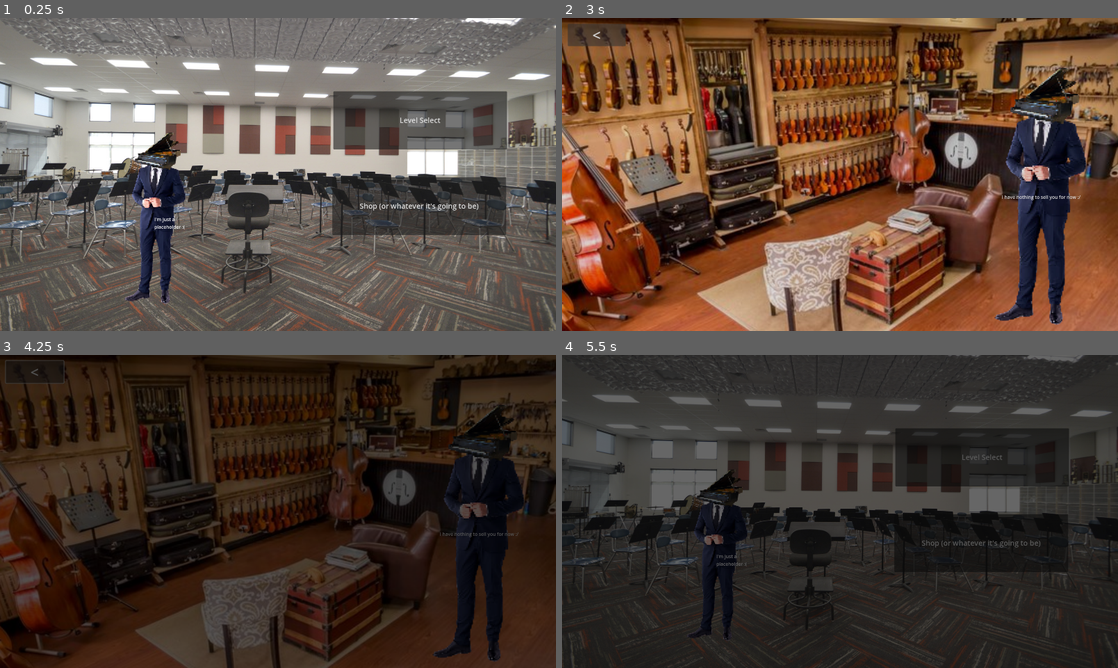
Above: before the commit, frames 1-4 (two rows, left to right).
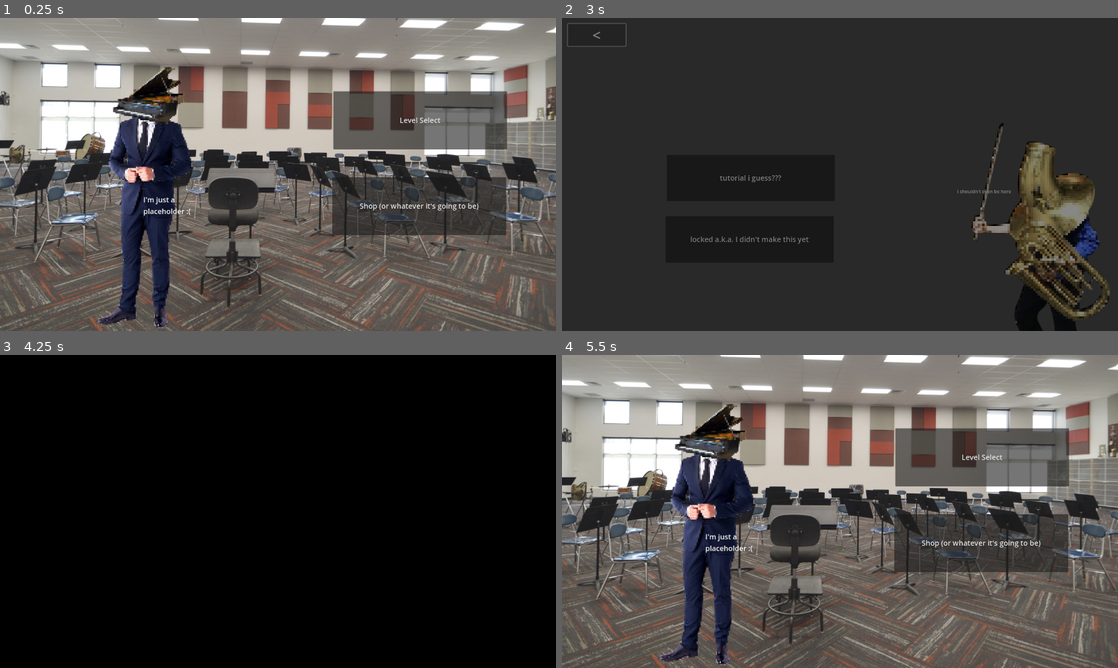
Above: after the commit, the same moments.

Repository: nathanklam/godot_repo
Game: Godot game, scene res://scenes/lobby.tscn
The game is run twice, just before and just after one commit, with the same random seed, the same clock (stepped at 60 frames per second) and the same inputs.
Inputs (mouse positions are in pixels of both pictures, inside the frame that each line leads up to):
- Up to frame 1 (0.25 s): no input
- Up to frame 2 (3 s): click "Level Select" at 0.5 s; click "Shop (or whatever it's going …" at 1.25 s; tap Enter (ui_accept) at 2, 2.27 s; hold Right (ui_right) 2.03-2.75 s; click "<" at 2.75 s
- Up to frame 3 (4.25 s): click "<" at 3.5 s
- Up to frame 4 (5.5 s): click (751, 514) at 4.25 s, where only the run after the commit has a clickable "tutorial i guess???"; hold Right (ui_right) from 5.03 s (still down); tap Enter (ui_accept) at 5.27 s

The runs differ from the first frame. In frame 1, 56% of the frame differs, in the area x 0-100%, y 0-100%; in frame 2, 93%; in frame 3, 81%; in frame 4, 93%.

Commit message:
seeing if it updates previous files

Diff:
--- a/rhythm/scenes/input_stop.tscn
+++ b/rhythm/scenes/input_stop.tscn
@@ -3,6 +3,6 @@
 [node name="input_stop" type="CanvasLayer"]
 
 [node name="ColorRect" type="ColorRect" parent="."]
-offset_right = 1152.0
-offset_bottom = 648.0
+offset_right = 1920.0
+offset_bottom = 1080.0
 color = Color(1, 1, 1, 0)
--- a/rhythm/scenes/level_select.tscn
+++ b/rhythm/scenes/level_select.tscn
@@ -34,9 +34,6 @@
 theme_override_font_sizes/font_size = 25
 text = "tutorial i guess???"
 
-[node name="input_stop" parent="." instance=ExtResource("3_qjwk2")]
-visible = false
-
 [node name="level_1" type="Button" parent="."]
 offset_left = 358.0
 offset_top = 684.0
@@ -46,5 +43,8 @@
 text = "locked a.k.a. I didn't make this yet
 "
 
+[node name="input_stop" parent="." instance=ExtResource("3_qjwk2")]
+visible = false
+
 [connection signal="pressed" from="to_lobby" to="." method="_on_to_lobby_pressed"]
 [connection signal="pressed" from="to_tutorial" to="." method="_on_to_tutorial_pressed"]
--- a/rhythm/scenes/lobby.tscn
+++ b/rhythm/scenes/lobby.tscn
@@ -9,12 +9,13 @@
 script = ExtResource("1_rmel5")
 
 [node name="BackgroundIdea" type="Sprite2D" parent="."]
-position = Vector2(964.113, 499.197)
-scale = Vector2(1.31452, 1.20723)
+position = Vector2(933, 420)
+scale = Vector2(1.58318, 1.54725)
 texture = ExtResource("2_t0kvg")
 
 [node name="AnotherNpc" type="Sprite2D" parent="."]
-position = Vector2(533, 683)
+position = Vector2(495, 609)
+scale = Vector2(1.55432, 1.52614)
 texture = ExtResource("3_ly56g")
 
 [node name="Label" type="Label" parent="AnotherNpc"]
--- a/rhythm/scenes/lose_screen.tscn
+++ b/rhythm/scenes/lose_screen.tscn
@@ -6,27 +6,29 @@
 
 [node name="lose_screen" type="Node2D"]
 process_mode = 2
-scale = Vector2(1.667, 1.667)
 script = ExtResource("1_01lyj")
 
 [node name="ColorRect" type="ColorRect" parent="."]
 material = SubResource("ShaderMaterial_35gat")
-offset_right = 1152.0
-offset_bottom = 648.0
+offset_right = 1920.0
+offset_bottom = 1080.0
 color = Color(1, 0, 0, 0.341176)
 
 [node name="Label" type="Label" parent="."]
-offset_left = 541.0
-offset_top = 254.0
-offset_right = 643.0
-offset_bottom = 295.0
+offset_left = 810.0
+offset_top = 450.0
+offset_right = 1110.0
+offset_bottom = 550.0
+theme_override_font_sizes/font_size = 60
 text = "you lose :("
+horizontal_alignment = 1
+vertical_alignment = 1
 
 [node name="to_level_select" type="Button" parent="."]
-offset_left = 428.0
-offset_top = 352.0
-offset_right = 728.0
-offset_bottom = 453.0
+offset_left = 810.0
+offset_top = 600.0
+offset_right = 1110.0
+offset_bottom = 700.0
 action_mode = 0
 text = "return to level select
 "
--- a/rhythm/scenes/pause_menu.tscn
+++ b/rhythm/scenes/pause_menu.tscn
@@ -4,33 +4,33 @@
 
 [node name="pause_menu" type="Node2D"]
 process_mode = 2
-scale = Vector2(1.667, 1.667)
 script = ExtResource("1_ij53t")
 
 [node name="ColorRect" type="ColorRect" parent="."]
 modulate = Color(0.470588, 0.470588, 0.470588, 0.513726)
-offset_right = 1152.0
-offset_bottom = 648.0
+offset_right = 1920.0
+offset_bottom = 1080.0
 
 [node name="continue" type="Button" parent="."]
-offset_left = 437.0
-offset_top = 358.0
-offset_right = 717.0
-offset_bottom = 463.0
+offset_left = 810.0
+offset_top = 520.0
+offset_right = 1110.0
+offset_bottom = 620.0
 text = "return/continue :)"
 
 [node name="Label" type="Label" parent="."]
-offset_left = 409.0
-offset_top = 236.0
-offset_right = 759.0
-offset_bottom = 351.0
-text = "game is paused "
+offset_left = 760.0
+offset_top = 400.0
+offset_right = 1160.0
+offset_bottom = 500.0
+theme_override_font_sizes/font_size = 60
+text = "PAUSED"
 horizontal_alignment = 1
 vertical_alignment = 1
 
 [node name="quit" type="Button" parent="."]
-offset_left = 515.0
-offset_top = 483.0
-offset_right = 643.0
-offset_bottom = 582.0
+offset_left = 860.0
+offset_top = 650.0
+offset_right = 1060.0
+offset_bottom = 750.0
 text = "quit"
--- a/rhythm/scenes/shop.tscn
+++ b/rhythm/scenes/shop.tscn
@@ -8,7 +8,8 @@
 [node name="shop" type="Node2D"]
 script = ExtResource("1_v5mvo")
 
-[node name="BackgroundIdea2" type="Sprite2D" parent="."]
+[node name="bg" type="Sprite2D" parent="."]
+visible = false
 position = Vector2(1007, 768)
 scale = Vector2(3.5, 3.5)
 texture = ExtResource("2_htuob")
--- a/rhythm/scenes/tutorial.tscn
+++ b/rhythm/scenes/tutorial.tscn
@@ -24,7 +24,8 @@
 [node name="tutorial" type="Node2D"]
 script = ExtResource("1_a6t5q")
 
-[node name="BackgroundIdea3" type="Sprite2D" parent="."]
+[node name="bg" type="Sprite2D" parent="."]
+visible = false
 position = Vector2(959, 541)
 scale = Vector2(3.2, 3.2)
 texture = ExtResource("2_at0kb")
--- a/rhythm/scripts/level_select.gd
+++ b/rhythm/scripts/level_select.gd
@@ -9,9 +9,10 @@
 	pass
 
 func _on_to_lobby_pressed():
+	$input_stop.show()
 	SceneTransition.change_scene_to_file("res://scenes/lobby.tscn")
-	$input_stop.show()
+
 
 func _on_to_tutorial_pressed():
+	$input_stop.show()
 	SceneTransition.change_scene_to_file("res://scenes/tutorial.tscn")
-	$input_stop.show()
--- a/rhythm/scripts/lobby.gd
+++ b/rhythm/scripts/lobby.gd
@@ -9,9 +9,9 @@
 	pass
 
 func _on_to_shop_pressed():
+	$input_stop.show()
 	SceneTransition.change_scene_to_file("res://scenes/shop.tscn")
-	$input_stop.show()
 
 func _on_to_level_select_pressed():
+	$input_stop.show()
 	SceneTransition.change_scene_to_file("res://scenes/level_select.tscn")
-	$input_stop.show()
--- a/rhythm/scripts/transition_screen.gd
+++ b/rhythm/scripts/transition_screen.gd
@@ -12,6 +12,6 @@
 
 #	await $AnimationPlayer.animation_finished()
 	await get_tree().create_timer(1.5).timeout
-	#it works but like what happens if the game needs to load????? WHY WONT THE ABOVE WORK
+	#it works but like what happens if the game needs to load????? WHY WONT THE ABOVE WORK (animation_finished thing)
 	get_tree().change_scene_to_file(target)
 	$AnimationPlayer.play_backwards("fade_to_black")
